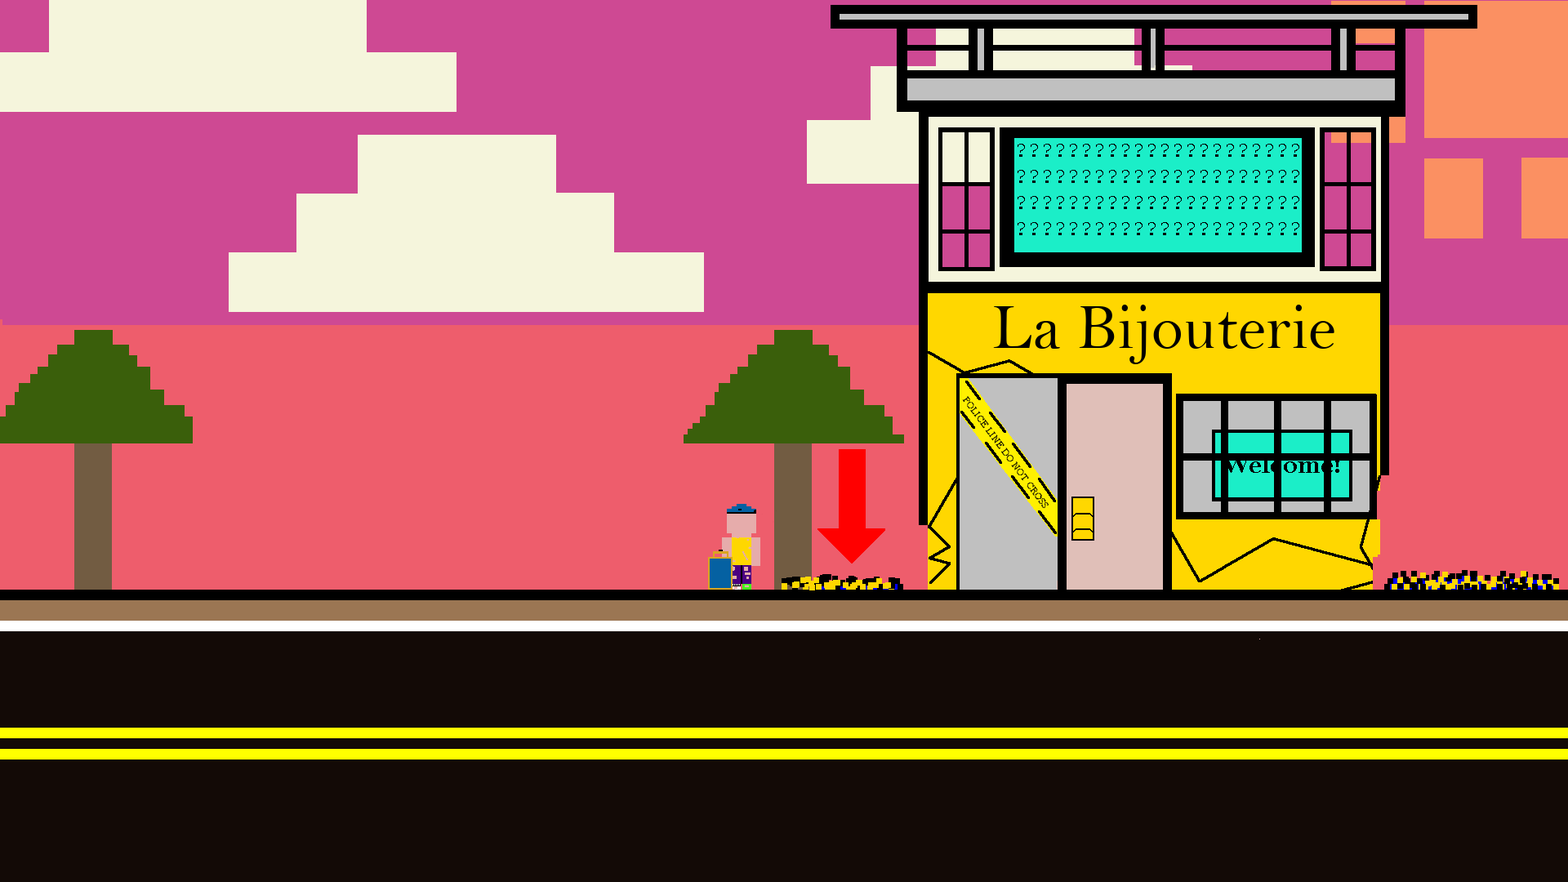
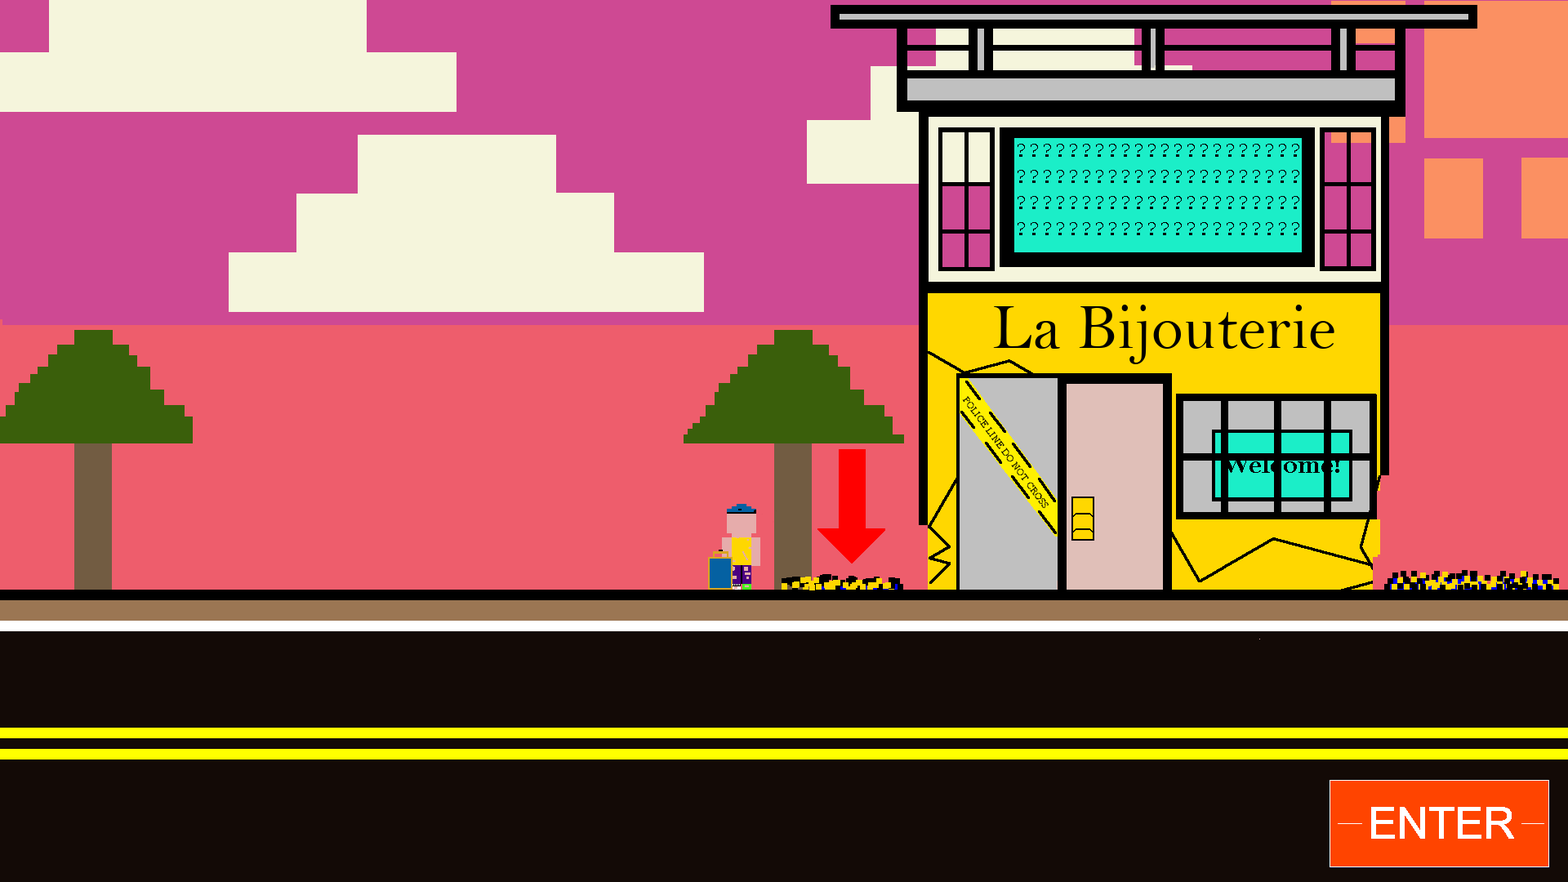
Layered file, before and after one edit (w=1568, h=882). Changes by layer:
added layer "ENTER.xcf copy" above "player copy" over left=1329, top=779, right=1551, bottom=869